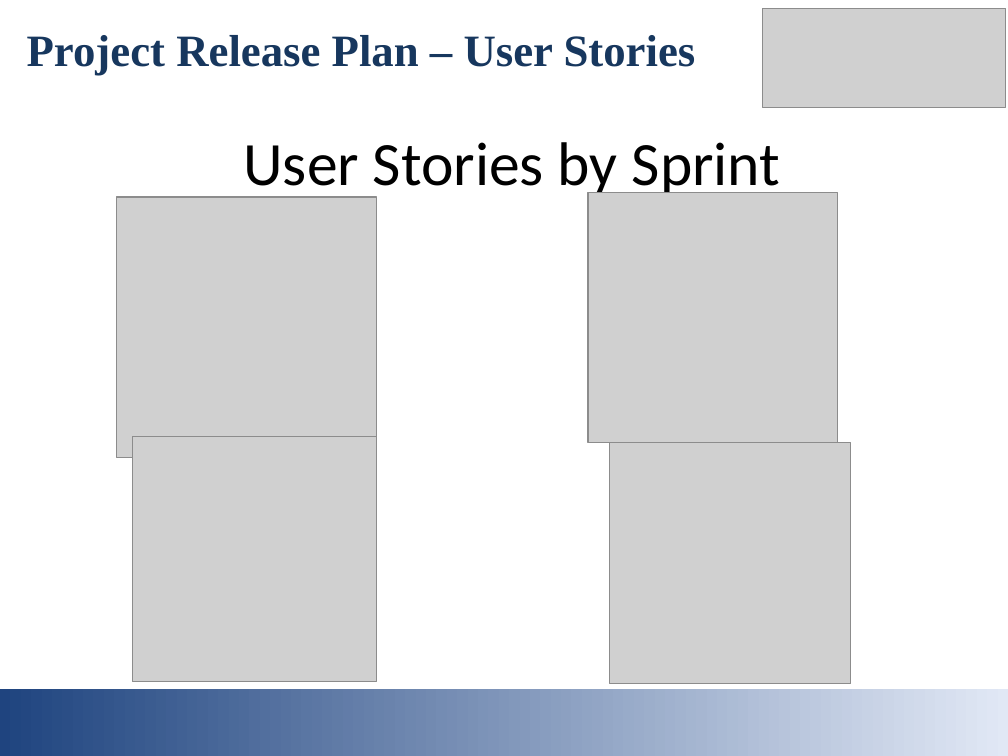
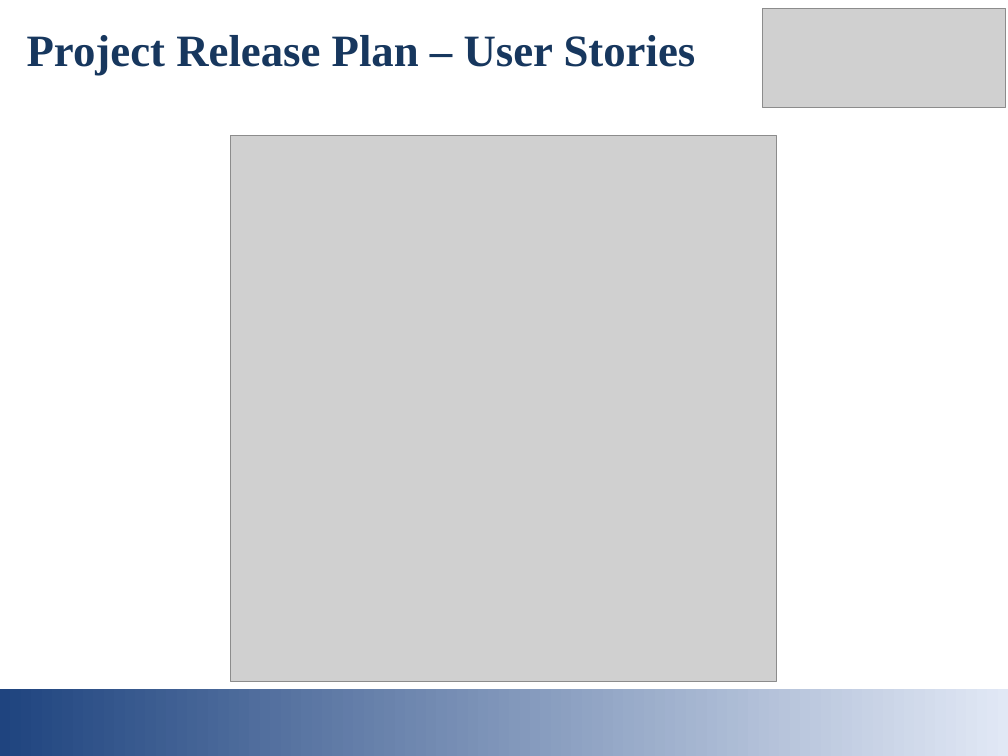
Before and after one commit to mmaall/StudySlug, a slide deck: slide 5 of documentation/studyslug_intro_slides.ppt (slide 4 before the commit). Drawn at 1008x756 pixels with LibreOffice and Linux fonts; fonts in the diff are those of the drawing; grey boxes stand for pictures. Boxes give left, top, right and bottom in pixels: in the first picture for what was removed or moved away, otherwise in the second. Text is boxed around its words. In the diff, an @@ line names an element or a change of style, - is before the commit and + after.

```diff
--- a/documentation/studyslug_intro_slides.ppt
+++ b/documentation/studyslug_intro_slides.ppt
@@ picture resized from (x1=117, y1=197, x2=377, y2=457) to (x1=231, y1=135, x2=777, y2=681) @@
@@ title removed at (x1=243, y1=142, x2=781, y2=200) @@
-User Stories by Sprint
@@ picture removed at (x1=588, y1=193, x2=838, y2=443) @@
@@ picture removed at (x1=132, y1=436, x2=377, y2=681) @@
@@ picture removed at (x1=610, y1=443, x2=852, y2=684) @@
```
Also in this commit, not shown: 2 other slides changed, 7 slides added.
